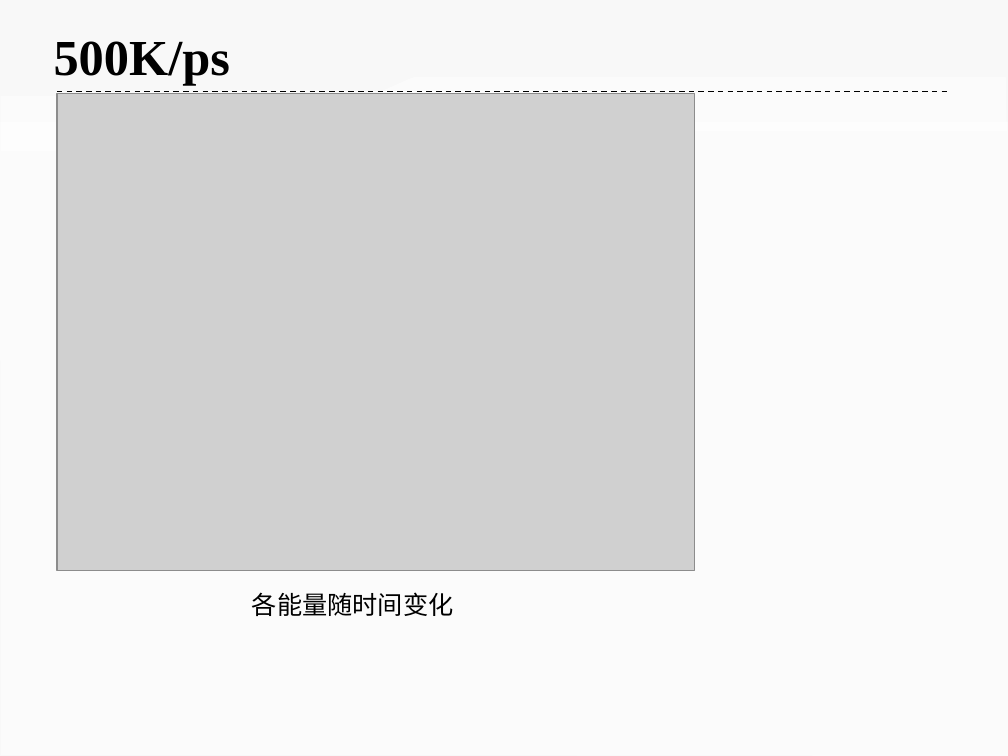
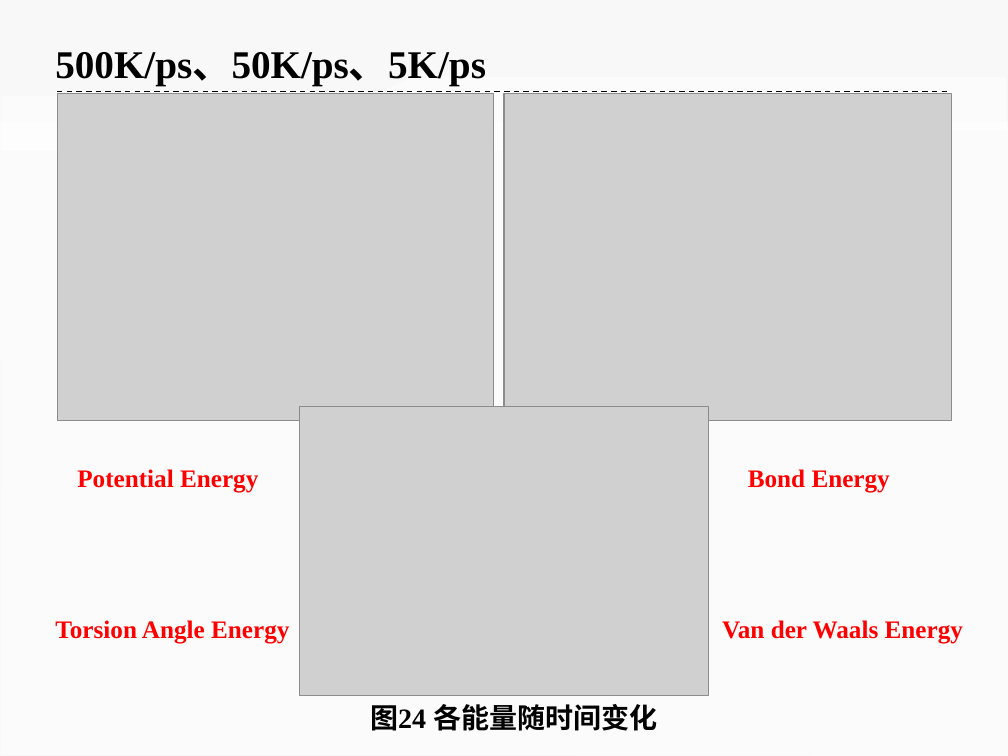
Before and after one commit to ilvcr/GraduationProject, a slide deck: slide 36 of ppt/yoghourtppt.pptx (slide 38 before the commit). Drawn at 1008x756 pixels with LibreOffice and Linux fonts; fonts in the diff are those of the drawing; grey boxes stand for pictures. Boxes give left, top, right and bottom in pixels: in the first picture for what was removed or moved away, otherwise in the second. Text is boxed around its words. In the diff, an @@ line names an element or a change of style, - is before the commit and + after.

```diff
--- a/ppt/yoghourtppt.pptx
+++ b/ppt/yoghourtppt.pptx
@@ text at [55,52,486,85]: text changed; size 36 to 28 pt @@
-500K/ps
+500K/ps、50K/ps、5K/ps
@@ picture: place and size @@
-picture at [57,94,695,571]
+picture at [57,94,494,420]
@@ picture added at [504,94,952,420] @@
@@ picture added at [299,406,709,696] @@
@@ text added at [77,469,258,493], 18 pt, text #FF0000, bold @@
+Potential Energy
@@ text added at [748,469,890,493], 18 pt, text #FF0000, bold @@
+Bond Energy
@@ text added at [55,620,289,644], 18 pt, text #FF0000, bold @@
+Torsion Angle Energy
@@ text added at [722,620,963,644], 18 pt, text #FF0000, bold @@
+Van der Waals Energy
@@ text at [370,704,657,731]: text changed; size 18 to 20 pt; font Noto Sans CJK SC to Times New Roman; bold on @@
-各能量随时间变化
+图24 各能量随时间变化
```
Also in this commit, not shown: 40 other slides changed, 4 slides added, 15 slides removed, 3 other files.
